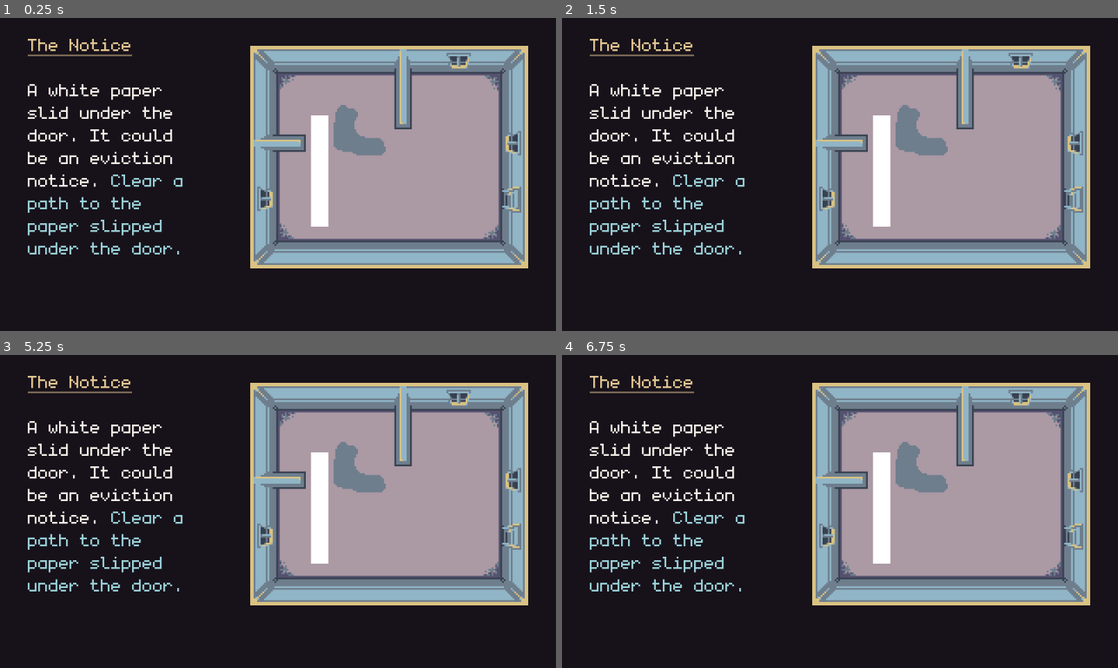
Above: before the commit, frames 1-4 (two rows, left to right).
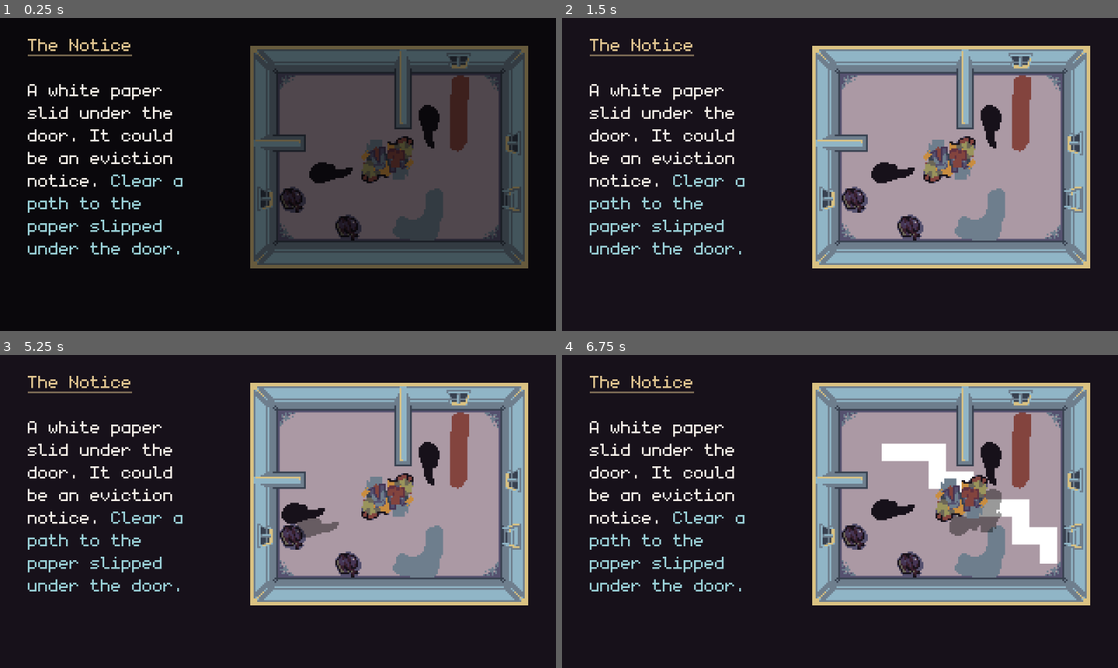
Above: after the commit, the same moments.

Repository: Gunturadhtya/GIMJAM-2026
Game: Godot game, scene res://Scene/Stages/Day2Stage.tscn
Two runs of this game, one before a commit and one after it. Both use one fixed random seed, a clock stepped at 60 frames per second and the inputs below. This scene is started directly instead of the project's main scene. The engine's default icon, where the game draws it, is replaced by a stand-in: a white triangle on a blue panel in a dark square.
Inputs (mouse positions are in pixels of both pictures, inside the frame that each line leads up to):
- Up to frame 1 (0.25 s): no input
- Up to frame 2 (1.5 s): move the mouse to (962, 158) at 0.52 s; hold Right mouse button (place_item) 0.53-1.25 s; click (962, 158) at 0.67 s; tap Enter at 1.25 s; drag from (728, 190) to (812, 237) at 1.27 s
- Up to frame 3 (5.25 s): tap Space at 2, 3.5, 5 s; move the mouse to (333, 442) at 2.02 s; hold Right mouse button (place_item) 2.03-2.75 s; click (333, 442) at 2.17 s; tap Enter at 2.75, 4.25 s; drag from (250, 574) to (111, 464) at 2.77 s; move the mouse to (444, 558) at 3.52 s; hold Right mouse button (place_item) 3.53-4.25 s; click (444, 558) at 3.67 s; drag from (111, 464) to (194, 433) at 4.27 s; move the mouse to (305, 511) at 5.02 s; hold Right mouse button (place_item) from 5.03 s (still down); click (305, 511) at 5.17 s
- Up to frame 4 (6.75 s): release Right mouse button (place_item) at 5.75 s; drag from (756, 433) to (728, 527) at 5.77 s; move the mouse to (962, 495) at 6.52 s; hold Right mouse button (place_item) from 6.53 s (still down); click (962, 495) at 6.67 s

The runs differ from the first frame. In frame 1, 36% of the frame differs, in the area x 45-95%, y 8-80%; in frame 2, 5.6%; in frame 3, 5.8%; in frame 4, 7.9%.
Error before the commit: Invalid assignment of property or key 'visible' with value of type 'bool' on a base object of type 'null instance'. (res://Scripts/Systems/LevelManager.gd:25)

Commit message:
feat: complete stage 2 layout

Diff:
--- a/Data/Shape/BShape.tres
+++ b/Data/Shape/BShape.tres
@@ -9,4 +9,6 @@
 texture = ExtResource("2_j5odt")
 atlas_coords = Array[Vector2i]([Vector2i(0, 0), Vector2i(1, 0)])
 offset = Array[Vector2i]([Vector2i(0, 0), Vector2i(1, 0)])
+_rotated_degree = 0
+_last_origin = Vector2i(0, 0)
 metadata/_custom_type_script = "uid://cnbjqq33c46o2"
--- a/Data/Stage/Day2.tres
+++ b/Data/Stage/Day2.tres
@@ -1,16 +1,80 @@
-[gd_resource type="Resource" script_class="StageData" load_steps=5 format=3 uid="uid://q50arvmrv1tg"]
+[gd_resource type="Resource" script_class="StageData" load_steps=15 format=3 uid="uid://q50arvmrv1tg"]
 
 [ext_resource type="Script" uid="uid://cnbjqq33c46o2" path="res://Scripts/TrashShape.gd" id="1_yh488"]
-[ext_resource type="Texture2D" uid="uid://cisiqxnwottu6" path="res://Assets/junk_j_1.png" id="2_161wi"]
+[ext_resource type="Texture2D" uid="uid://bsowv8pdgj1pq" path="res://Assets/junk_d_1.png" id="2_161wi"]
+[ext_resource type="Texture2D" uid="uid://bhqo6fpnrrrbt" path="res://Assets/junk_c_1.png" id="3_ba8tv"]
 [ext_resource type="Script" uid="uid://byo78viqn3s5q" path="res://Scripts/StageData.gd" id="3_nomhw"]
+[ext_resource type="Texture2D" uid="uid://d1vccitqrjee7" path="res://Assets/junk_b_1.png" id="4_ba8tv"]
+[ext_resource type="Texture2D" uid="uid://b4r6hi3x7s5r6" path="res://Assets/junk_a_1.png" id="5_sulbo"]
+[ext_resource type="Texture2D" uid="uid://cisiqxnwottu6" path="res://Assets/junk_j_1.png" id="6_sulbo"]
 
-[sub_resource type="Resource" id="Resource_4waw1"]
+[sub_resource type="Resource" id="Resource_sulbo"]
+script = ExtResource("1_yh488")
+atlas_id = 7
+texture = ExtResource("2_161wi")
+atlas_coords = Array[Vector2i]([Vector2i(0, 0), Vector2i(1, 0), Vector2i(0, 1), Vector2i(1, 1)])
+offset = Array[Vector2i]([Vector2i(0, 0), Vector2i(1, 0), Vector2i(0, 1), Vector2i(1, 1)])
+_rotated_degree = 0
+_last_origin = Vector2i(0, 0)
+metadata/_custom_type_script = "uid://cnbjqq33c46o2"
+
+[sub_resource type="Resource" id="Resource_wfc70"]
+script = ExtResource("1_yh488")
+atlas_id = 6
+texture = ExtResource("3_ba8tv")
+atlas_coords = Array[Vector2i]([Vector2i(0, 0), Vector2i(1, 0), Vector2i(2, 0)])
+offset = Array[Vector2i]([Vector2i(0, 0), Vector2i(1, 0), Vector2i(2, 0)])
+_rotated_degree = 90
+_last_origin = Vector2i(0, 0)
+metadata/_custom_type_script = "uid://cnbjqq33c46o2"
+
+[sub_resource type="Resource" id="Resource_jwm0n"]
+script = ExtResource("1_yh488")
+atlas_id = 4
+texture = ExtResource("4_ba8tv")
+atlas_coords = Array[Vector2i]([Vector2i(0, 0), Vector2i(1, 0)])
+offset = Array[Vector2i]([Vector2i(0, 0), Vector2i(1, 0)])
+_rotated_degree = 90
+_last_origin = Vector2i(0, 0)
+metadata/_custom_type_script = "uid://cnbjqq33c46o2"
+
+[sub_resource type="Resource" id="Resource_ds65q"]
+script = ExtResource("1_yh488")
+atlas_id = 0
+texture = ExtResource("5_sulbo")
+atlas_coords = Array[Vector2i]([Vector2i(0, 0)])
+offset = Array[Vector2i]([Vector2i(0, 0)])
+_rotated_degree = 0
+_last_origin = Vector2i(1, 1)
+metadata/_custom_type_script = "uid://cnbjqq33c46o2"
+
+[sub_resource type="Resource" id="Resource_c3b63"]
+script = ExtResource("1_yh488")
+atlas_id = 0
+texture = ExtResource("5_sulbo")
+atlas_coords = Array[Vector2i]([Vector2i(0, 0)])
+offset = Array[Vector2i]([Vector2i(0, 0)])
+_rotated_degree = 0
+_last_origin = Vector2i(1, 1)
+metadata/_custom_type_script = "uid://cnbjqq33c46o2"
+
+[sub_resource type="Resource" id="Resource_ba8tv"]
+script = ExtResource("1_yh488")
+atlas_id = 4
+texture = ExtResource("4_ba8tv")
+atlas_coords = Array[Vector2i]([Vector2i(0, 0), Vector2i(1, 0)])
+offset = Array[Vector2i]([Vector2i(0, 0), Vector2i(1, 0)])
+_rotated_degree = 0
+_last_origin = Vector2i(0, 0)
+metadata/_custom_type_script = "uid://cnbjqq33c46o2"
+
+[sub_resource type="Resource" id="Resource_3sd7v"]
 script = ExtResource("1_yh488")
 atlas_id = 8
-texture = ExtResource("2_161wi")
+texture = ExtResource("6_sulbo")
 atlas_coords = Array[Vector2i]([Vector2i(1, 0), Vector2i(1, 1), Vector2i(0, 1)])
 offset = Array[Vector2i]([Vector2i(1, 0), Vector2i(1, 1), Vector2i(0, 1)])
-_rotated_degree = 90
+_rotated_degree = 0
 _last_origin = Vector2i(0, 0)
 metadata/_custom_type_script = "uid://cnbjqq33c46o2"
 
@@ -22,6 +86,12 @@
 goal = "Clear a path to the paper slipped under the door."
 trash_goal = 1
 grid_content = Dictionary[Vector2i, ExtResource("1_yh488")]({
-Vector2i(3, 1): SubResource("Resource_4waw1")
+Vector2i(0, 4): SubResource("Resource_ds65q"),
+Vector2i(1, 3): SubResource("Resource_ba8tv"),
+Vector2i(2, 5): SubResource("Resource_c3b63"),
+Vector2i(3, 2): SubResource("Resource_sulbo"),
+Vector2i(4, 4): SubResource("Resource_3sd7v"),
+Vector2i(5, 1): SubResource("Resource_jwm0n"),
+Vector2i(6, 0): SubResource("Resource_wfc70")
 })
 metadata/_custom_type_script = "uid://byo78viqn3s5q"
--- a/Scene/Stages/Day2Stage.tscn
+++ b/Scene/Stages/Day2Stage.tscn
@@ -12,6 +12,60 @@
 [ext_resource type="PackedScene" uid="uid://d37vk4ylg16pb" path="res://Scene/Visuals/HeldVisual.tscn" id="10_i6tii"]
 [ext_resource type="Script" uid="uid://ci2magjkhqlyc" path="res://Scripts/UI/LevelUI.gd" id="11_2x82b"]
 [ext_resource type="FontFile" uid="uid://ddfxp5wl0aiac" path="res://Assets/font/monogram.ttf" id="12_xww8b"]
+
+[sub_resource type="Animation" id="Animation_e7jyp"]
+length = 0.001
+tracks/0/type = "value"
+tracks/0/imported = false
+tracks/0/enabled = true
+tracks/0/path = NodePath("TransitionOverlay:modulate")
+tracks/0/interp = 1
+tracks/0/loop_wrap = true
+tracks/0/keys = {
+"times": PackedFloat32Array(0),
+"transitions": PackedFloat32Array(1),
+"update": 0,
+"values": [Color(1, 1, 1, 1)]
+}
+
+[sub_resource type="Animation" id="Animation_mhu6m"]
+resource_name = "fade_in"
+length = 0.5
+tracks/0/type = "value"
+tracks/0/imported = false
+tracks/0/enabled = true
+tracks/0/path = NodePath("TransitionOverlay:modulate")
+tracks/0/interp = 1
+tracks/0/loop_wrap = true
+tracks/0/keys = {
+"times": PackedFloat32Array(0, 0.5),
+"transitions": PackedFloat32Array(1, 1),
+"update": 0,
+"values": [Color(1, 1, 1, 1), Color(1, 1, 1, 0)]
+}
+
+[sub_resource type="Animation" id="Animation_qaxhb"]
+resource_name = "fade_out"
+length = 0.5
+tracks/0/type = "value"
+tracks/0/imported = false
+tracks/0/enabled = true
+tracks/0/path = NodePath("TransitionOverlay:modulate")
+tracks/0/interp = 1
+tracks/0/loop_wrap = true
+tracks/0/keys = {
+"times": PackedFloat32Array(0, 0.5),
+"transitions": PackedFloat32Array(1, 1),
+"update": 0,
+"values": [Color(1, 1, 1, 0), Color(1, 1, 1, 1)]
+}
+
+[sub_resource type="AnimationLibrary" id="AnimationLibrary_u8anr"]
+_data = {
+&"RESET": SubResource("Animation_e7jyp"),
+&"fade_in": SubResource("Animation_mhu6m"),
+&"fade_out": SubResource("Animation_qaxhb")
+}
 
 [node name="Day2Stage" type="Node2D" node_paths=PackedStringArray("grid_system", "state_machine") groups=["LevelManager"]]
 script = ExtResource("1_ko5eg")
@@ -43,7 +97,6 @@
 
 [node name="GridSystem" type="Node" parent="." node_paths=PackedStringArray("tile_map", "path_line")]
 script = ExtResource("5_24gyt")
-end_pos = Vector2i(1, 5)
 tile_map = NodePath("../MapContainer/GridTile")
 path_line = NodePath("../MapContainer/AstarLine")
 stage_data = ExtResource("2_ko5eg")
@@ -83,3 +136,18 @@
 theme_override_fonts/normal_font = ExtResource("12_xww8b")
 bbcode_enabled = true
 fit_content = true
+
+[node name="TransitionOverlay" type="ColorRect" parent="."]
+anchors_preset = 15
+anchor_right = 1.0
+anchor_bottom = 1.0
+offset_right = 320.0
+offset_bottom = 180.0
+grow_horizontal = 2
+grow_vertical = 2
+color = Color(0, 0, 0, 1)
+
+[node name="AnimationPlayer" type="AnimationPlayer" parent="."]
+libraries = {
+&"": SubResource("AnimationLibrary_u8anr")
+}
Not shown: 1 places in Scene/Stages/Day2Stage.tscn that only renumber resources
